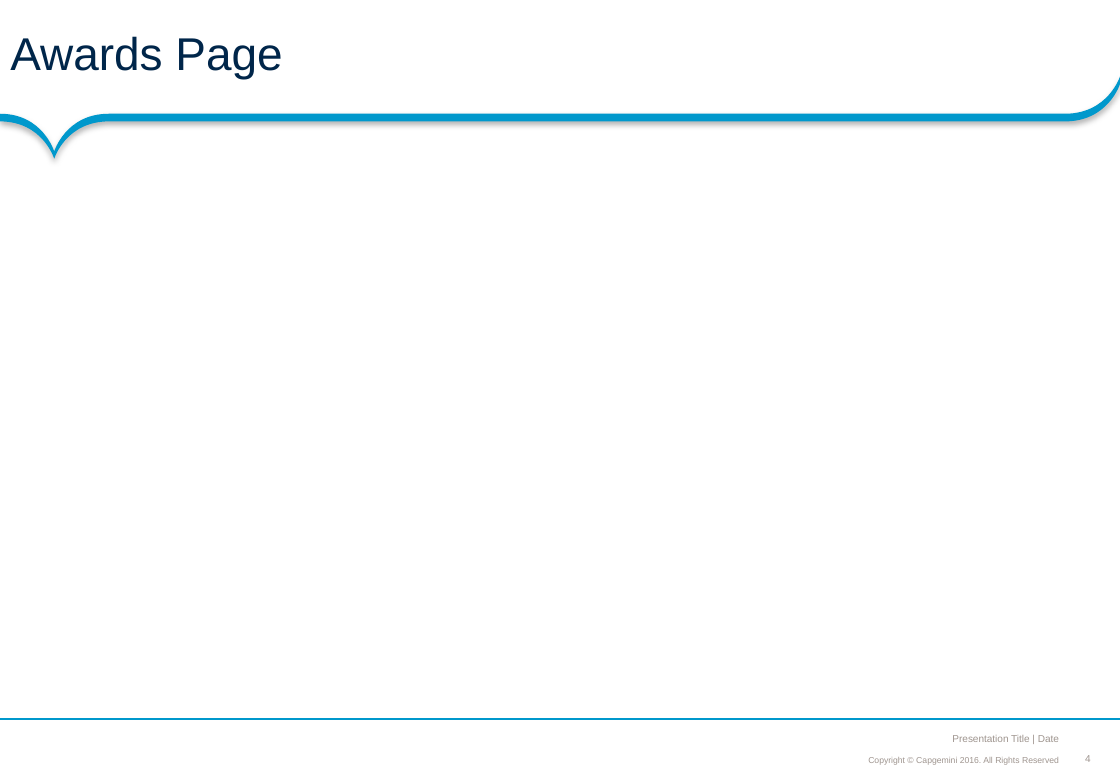
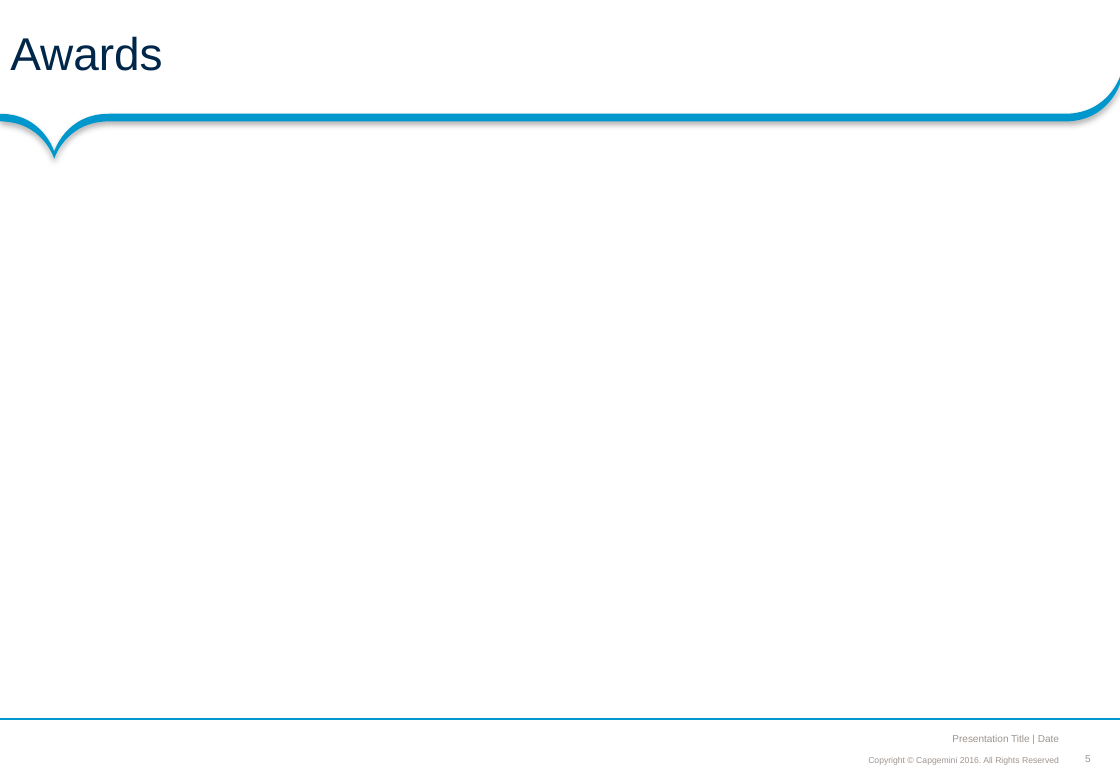
Before and after one commit to kieranjohnmc/project-one-website, a slide deck: slide 5 of Documentation/Presentation.pptx (slide 4 before the commit). Drawn at 1120x775 pixels with LibreOffice and Linux fonts; fonts in the diff are those of the drawing; background and template pictures are left out. Boxes give left, top, right and bottom in pixels: in the first picture for what was removed or moved away, otherwise in the second. Text is boxed around its words. In the diff, an @@ line names an element or a change of style, - is before the commit and + after.

Commit message:
Update

```diff
--- a/Documentation/Presentation.pptx
+++ b/Documentation/Presentation.pptx
@@ title at [10,36,162,71]: text changed @@
-Awards Page
+Awards
@@ page number at [1085,755,1091,762]: text changed @@
-4
+5
```
Also in this commit, not shown: 2 slides added, 1 slide removed.
